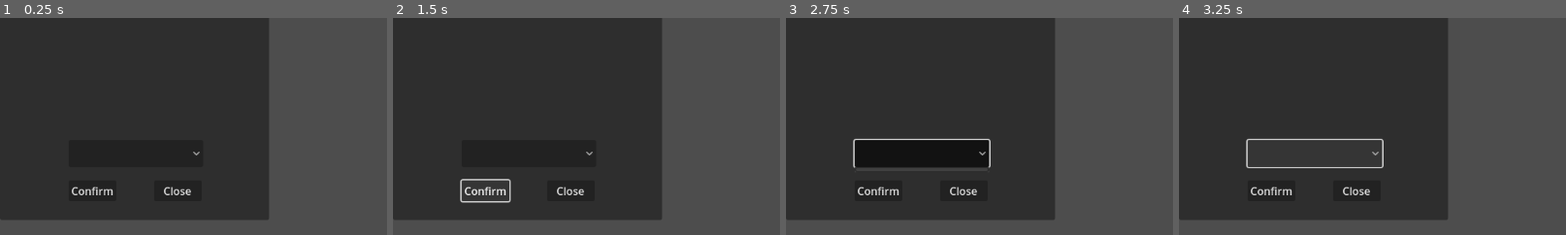
Above: before the commit, frames 1-4 (left to right).
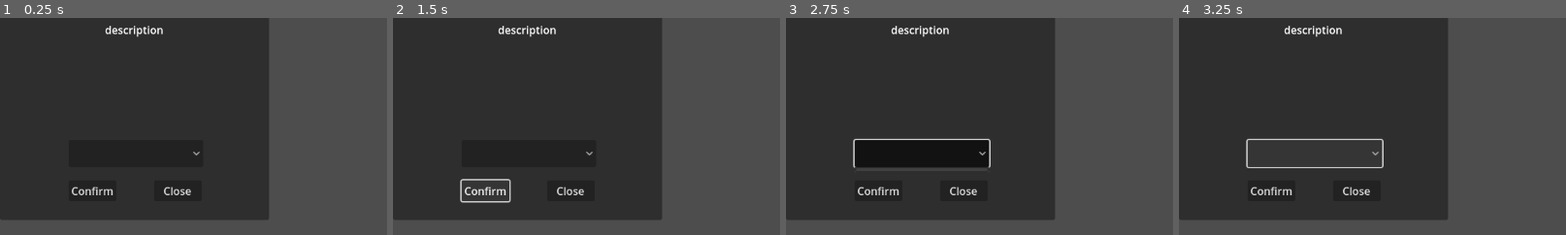
Above: after the commit, the same moments.

Repository: Khalil-Khe1/multiplayer_godot4
Game: Godot game, scene res://scenes/card_activate.tscn
Two runs of this game, one before a commit and one after it. Both use one fixed random seed, a clock stepped at 60 frames per second and the inputs below. This scene is started directly instead of the project's main scene.
Inputs (mouse positions are % of the whole screen's width and height, from its top left):
- Up to frame 1 (0.25 s): no input
- Up to frame 2 (1.5 s): click "Confirm" at 0.5 s; click "Confirm" at 1.25 s
- Up to frame 3 (2.75 s): click (18, 39) at 2 s
- Up to frame 4 (3.25 s): click (18, 39) at 2.75 s
The pictures show only the part of the screen within x 0-50%, y 8-57%; the shares and areas given below are measured in that part.

The runs differ from the first frame. In frame 1, 0.3% of the frame differs, in the area x 27-43%, y 3-9%; in frame 2, 0.3%; in frame 3, 0.3%; in frame 4, 0.3%.

Commit message:
cards features done 1

Diff:
--- a/pnl_sim/project.godot
+++ b/pnl_sim/project.godot
@@ -14,3 +14,7 @@
 run/main_scene="res://scenes/game.tscn"
 config/features=PackedStringArray("4.0", "Forward Plus")
 config/icon="res://icon.svg"
+
+[autoload]
+
+global="*res://scripts/global.gd"
--- a/pnl_sim/scenes/card_activate.tscn
+++ b/pnl_sim/scenes/card_activate.tscn
@@ -12,6 +12,16 @@
 layout_mode = 0
 offset_right = 400.0
 offset_bottom = 350.0
+
+[node name="description" type="RichTextLabel" parent="Panel"]
+layout_mode = 0
+offset_left = 40.0
+offset_top = 55.0
+offset_right = 360.0
+offset_bottom = 95.0
+bbcode_enabled = true
+text = "[center]description"
+fit_content = true
 
 [node name="combo" type="OptionButton" parent="Panel"]
 layout_mode = 2
@@ -29,6 +39,7 @@
 text = "Confirm"
 
 [node name="exit" type="Button" parent="Panel"]
+layout_mode = 0
 offset_left = 229.0
 offset_top = 291.0
 offset_right = 300.0
--- a/pnl_sim/scenes/game.tscn
+++ b/pnl_sim/scenes/game.tscn
@@ -473,6 +473,7 @@
 offset_bottom = 281.0
 
 [node name="stats" type="Panel" parent="control/game_ui/land_panel/misc"]
+layout_mode = 0
 offset_top = 1.0
 offset_right = 400.0
 offset_bottom = 281.0
--- a/pnl_sim/scripts/cards/card.gd
+++ b/pnl_sim/scripts/cards/card.gd
@@ -2,21 +2,31 @@
 
 class_name Card
 
+var id : int
 var title : String
 var description : String
 var count : int
 var tier : int
 var is_ethereal : bool
+var is_passive : bool
 var player : Player
 
 func _init():
 	default_init()
 
 func default_init():
+	id = -1
 	title = ""
 	count = 1
 	tier = 1
 	is_ethereal = false
+	is_passive = false
+
+func set_id(i : int):
+	self.id = i
+
+func get_id():
+	return self.id
 
 func set_title(t : String):
 	self.title = t
@@ -48,6 +58,12 @@
 func get_ethereal():
 	return self.is_ethereal
 
+func set_passive(p : bool):
+	self.is_passive = p
+
+func get_passive():
+	return self.passive
+
 func set_player(p : Player):
 	self.player = p
 
--- /dev/null
+++ b/pnl_sim/scripts/cards/card_repository.gd
@@ -0,0 +1,29 @@
+extends Node
+
+class_name CardRepo
+
+var luck_pile : Array
+
+func _init():
+	pass
+
+func init_luck():
+	var path = "res://scripts/cards/luck"
+	var dir = DirAccess.open(path)
+	for f in dir.get_files():
+		var card = load(path + "/" + f).new()
+		luck_pile.append(card)
+
+func find_luck(id : int) -> Card:
+	for l in luck_pile:
+		if(l.get_id() == id):
+			return l
+	return null
+
+func activate_card(card : Card, player : Player) -> Control:
+	if(!card.get_passive()):
+		var scene : Control = card.on_activate()
+		player.get_inventory()["cards"].erase(card.get_id())
+		luck_pile.append(card)
+		return scene
+	return null
--- a/pnl_sim/scripts/cards/custody.gd
+++ /dev/null
@@ -1,7 +0,0 @@
-extends Card
-
-func _init():
-	default_init()
-	title = "Police Custody"
-	description = "Stun a person for one turn"
-	count = 4
--- /dev/null
+++ b/pnl_sim/scripts/cards/luck/custody.gd
@@ -0,0 +1,38 @@
+extends Card
+
+func _init():
+	default_init()
+	id = 1
+	title = "Police Custody"
+	description = "Stun a person for one turn"
+	count = 4
+	tier = 1
+
+func on_activate():
+	var scene : Control = load("res://scenes/card_activate.tscn").instantiate()
+	var players : Array = get_node("/root/global").get_players()
+	scene.get_node("Panel/description").set_text("[center]" + description)
+	for p in players:
+		if(p.get_id() == get_node("/root/global").get_current().get_id()):
+			continue
+		scene.get_node("Panel/combo").add_item(p.get_player_name(), p.get_id())
+	scene.get_node("Panel/confirm").set_action_mode(0)
+	scene.get_node("Panel/confirm").pressed.connect(
+		func():
+			var selected = scene.get_node("Panel/combo").get_selected_id()
+			if(selected == -1):
+				return
+			for p in players:
+				if(p.get_id() == selected):
+					p.set_is_stunned(true)
+					break
+			scene.get_parent().remove_child(scene)
+			scene.queue_free()
+
+	)
+	scene.get_node("Panel/exit").set_action_mode(0)
+	scene.get_node("Panel/exit").pressed.connect(
+		func():
+			scene.get_parent().remove_child(scene)
+			scene.queue_free()
+	)
--- a/pnl_sim/scripts/game_controller.gd
+++ b/pnl_sim/scripts/game_controller.gd
@@ -28,8 +28,11 @@
 	turn = turn + 1
 	if(turn >= players.size()):
 		turn = 0
-		for p in players:
-			p.set_is_stunned(false)
+	if(players[turn].get_is_stunned()):
+		players[turn].set_is_stunned(false)
+		increment_turn()
+		return
+	set_global_current(players[turn])
 	rpc("sync_turn", turn)
 
 @rpc("any_peer")
@@ -39,9 +42,10 @@
 		if(multiplayer.get_unique_id() == p.get_id()):
 			if(turn == p.get_order()):
 				set_game_state(gameStates.NEWTURN)
+				set_global_current(players[turn])
 				p.print_self()
 		if(turn == 0):
-			p.set_is_stunned(false)
+			pass
 
 func set_game_state(value : gameStates):
 	gameState = value
@@ -61,14 +65,8 @@
 			hide_unhide_ui(keywords)
 			increment_turn()
 
-func _input(event):
-	pass
-
-func _ready():
-	pass
-
 func _process(delta):
-	if(videostream.visible):
+	if(videostream.stream != null):
 		if(!videostream.is_playing()):
 			videostream.play()
 
@@ -95,12 +93,20 @@
 func rpc_load_resources():
 	load_resources()
 
+func set_global_current(current_player : Player):
+	get_node("/root/global").set_current(current_player)
+
+func set_global():
+	get_node("/root/global").set_players(players)
+	set_global_current(players[0])
+
 func load_players():
 	var order : int = 0
 	for c in self.get_node("Players").get_children():
 		c.set_order(order)
 		order = order + 1
 		players.append(c)
+	set_global()
 
 func load_npcs():
 	var npc : Player = Player.new()
@@ -138,6 +144,7 @@
 			if(p.get_id() == rp):
 				p.set_order(players_array[rp])
 				break
+	set_global()
 	for p in players:
 		p.print_self()
 
--- /dev/null
+++ b/pnl_sim/scripts/global.gd
@@ -0,0 +1,16 @@
+extends Node
+
+var players : Array
+var current_player : Player
+
+func set_players(p : Array):
+	self.players = p
+
+func get_players():
+	return self.players
+
+func set_current(p : Player):
+	self.current_player = p
+
+func get_current():
+	return self.current_player
--- a/pnl_sim/scripts/missions.gd
+++ b/pnl_sim/scripts/missions.gd
@@ -9,6 +9,9 @@
 var cards #future implementation
 
 var missions : Array
+
+func _init():
+	players = get_node("/root/global").get_players()
 
 @rpc("any_peer")
 func sync(npc_array : Array, missions_array : Array):
